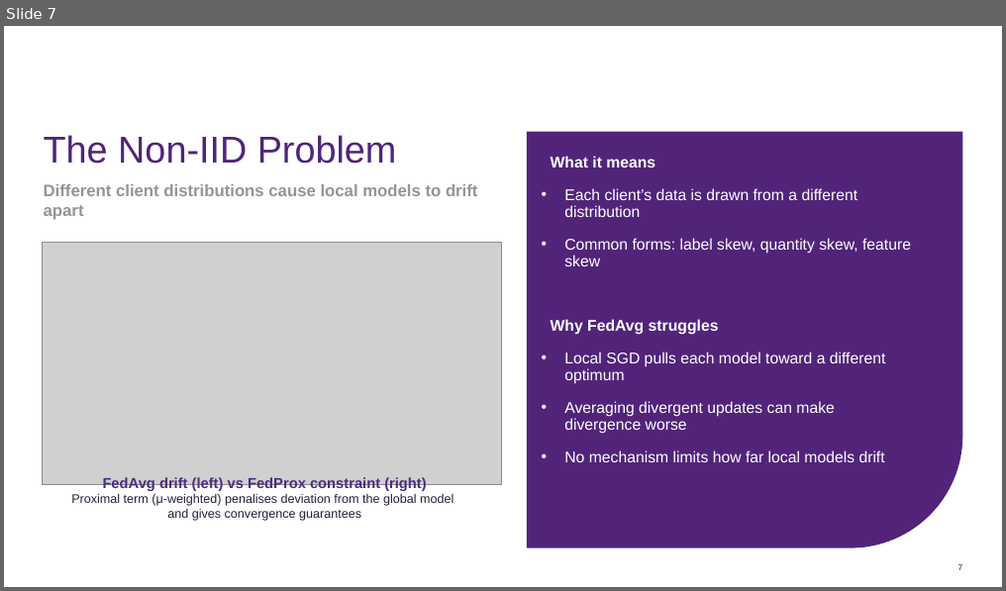
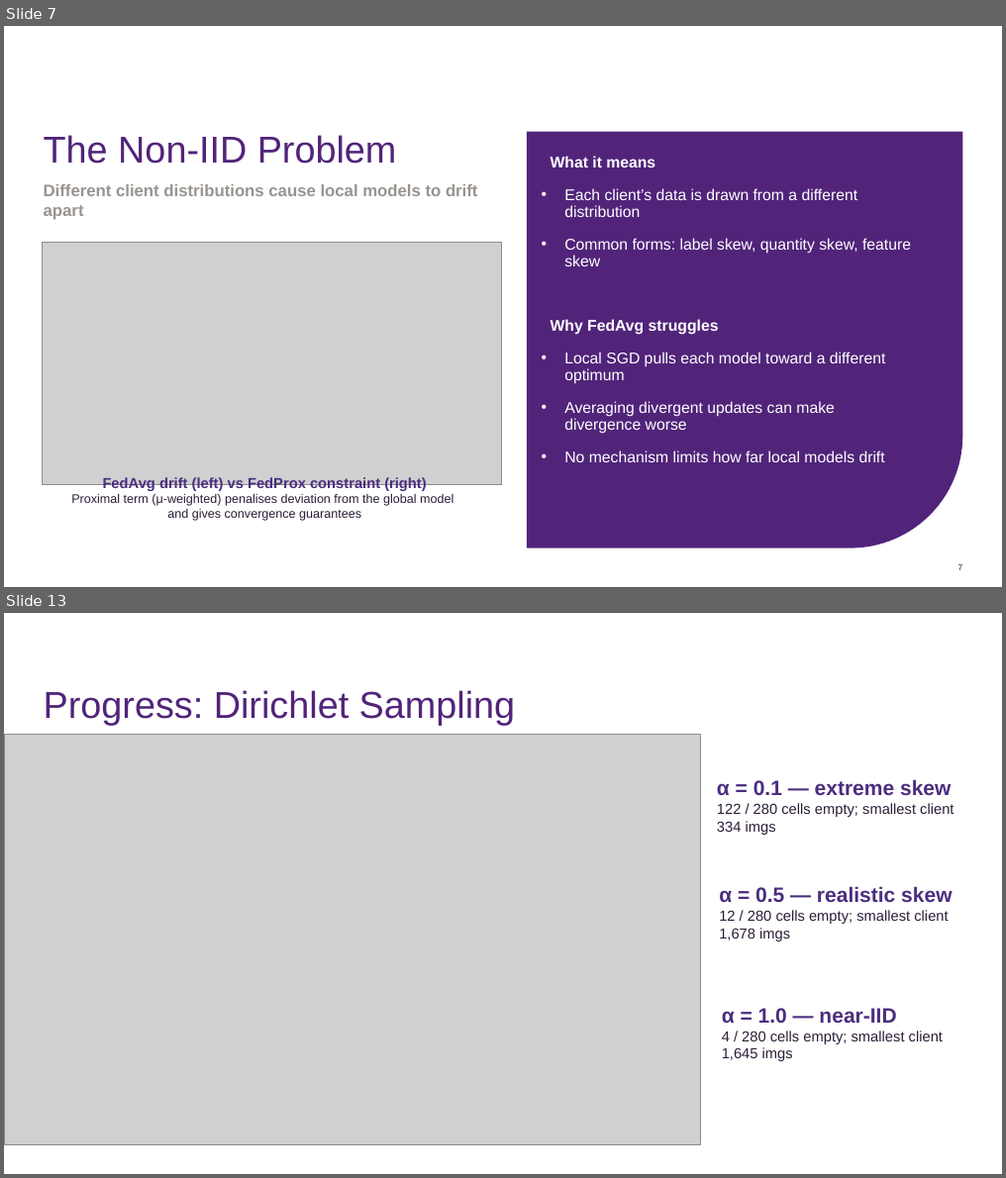
Before and after one commit to alexzhgu/skin-federated, a slide deck: Progress Seminar/Privacy-Preserving Federated Learning for Distributed Skin Disease Classification.pptx. Shown one above the other, each under a label of ours: slide 7 before the commit, slides 7 and 13 after it; the slides between them are not shown. The pictures are 1006x591 and 1006x1178 pixels, drawn with LibreOffice and Linux fonts; fonts in the diff are those of the drawing; grey boxes stand for pictures; background and template pictures are left out. Boxes give left, top, right and bottom in pixels: in the first picture for what was removed or moved away, otherwise in the second. Text is boxed around its words. In the diff, an @@ line names an element or a change of style, - is before the commit and + after.

```diff
--- a/Progress Seminar/Privacy-Preserving Federated Learning for Distributed Skin Disease Classification.pptx
+++ b/Progress Seminar/Privacy-Preserving Federated Learning for Distributed Skin Disease Classification.pptx
@@ slide 13 added at [4,613,1002,1174], background #FFFFFF @@
@@ title added at [44,690,516,725], 36 pt, text #51247A @@
+Progress: Dirichlet Sampling
@@ picture added at [4,735,701,1145] @@
@@ text added at [717,779,953,835], 14 pt, text #2B1D37 @@
+α = 0.1 — extreme skew
+122 / 280 cells empty; smallest client 334 imgs
@@ text added at [719,886,951,942], 14 pt, text #2B1D37 @@
+α = 0.5 — realistic skew
+12 / 280 cells empty; smallest client 1,678 imgs
@@ text added at [722,1008,943,1061], 14 pt, text #2B1D37 @@
+α = 1.0 — near-IID
+4 / 280 cells empty; smallest client 1,645 imgs
```
Also in this commit, not shown: 3 slides changed, 7 other slides added, 2 slides removed, 11 other files.
